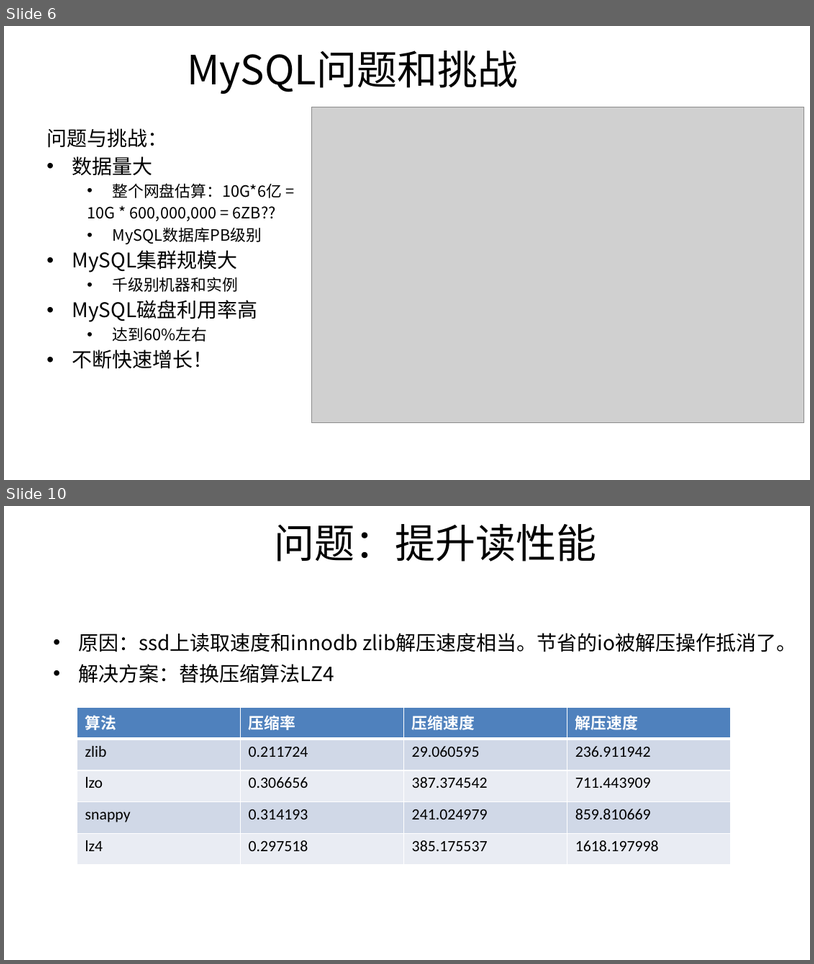
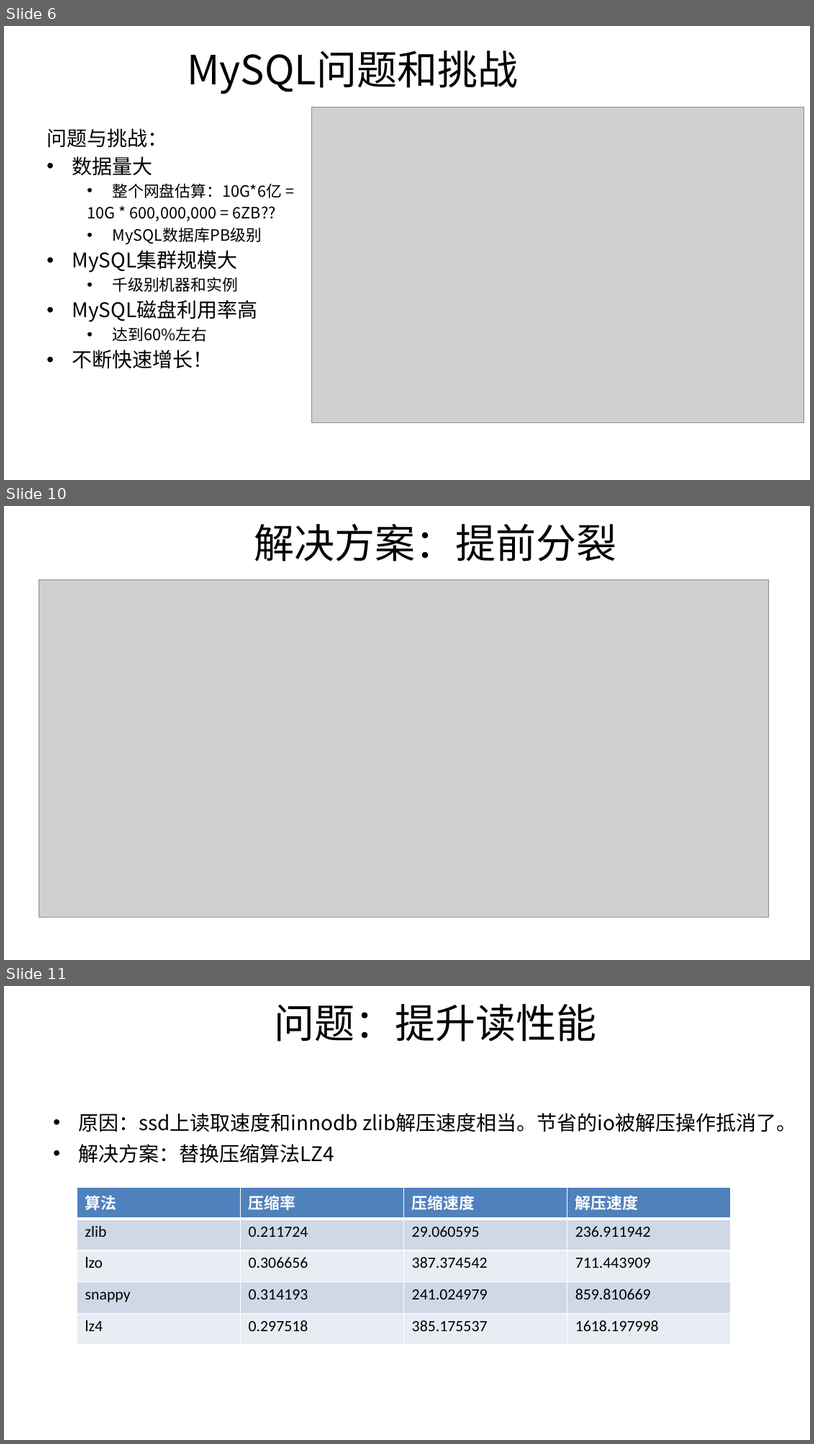
Before and after one commit to wisehead/techblog, a slide deck: database/MySQL/DTCC2019/DTCC2019_V0.14.pptx. Shown one above the other, each under a label of ours: slides 6 and 10 before the commit, slides 6, 10 and 11 after it; the slides between them are not shown. The pictures are 814x964 and 814x1444 pixels, drawn with LibreOffice and Linux fonts; fonts in the diff are those of the drawing; grey boxes stand for pictures; background and template pictures are left out. Boxes give left, top, right and bottom in pixels: in the first picture for what was removed or moved away, otherwise in the second. Text is boxed around its words. In the diff, an @@ line names an element or a change of style, - is before the commit and + after.

```diff
--- a/database/MySQL/DTCC2019/DTCC2019_V0.14.pptx
+++ b/database/MySQL/DTCC2019/DTCC2019_V0.14.pptx
@@ slide 10 added at [4,506,810,960], background picture (left out) @@
@@ title added at [255,523,617,561], 36 pt, text #000000 @@
+解决方案：提前分裂
@@ picture added at [39,580,769,917] @@
@@ what was slide 10 is now slide 11 @@
```
Also in this commit, not shown: 3 slides changed.
